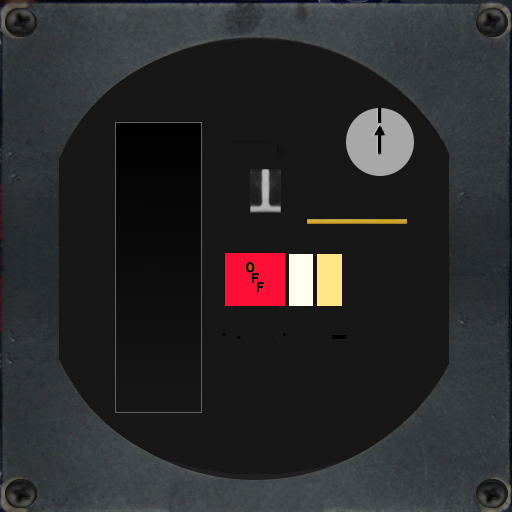
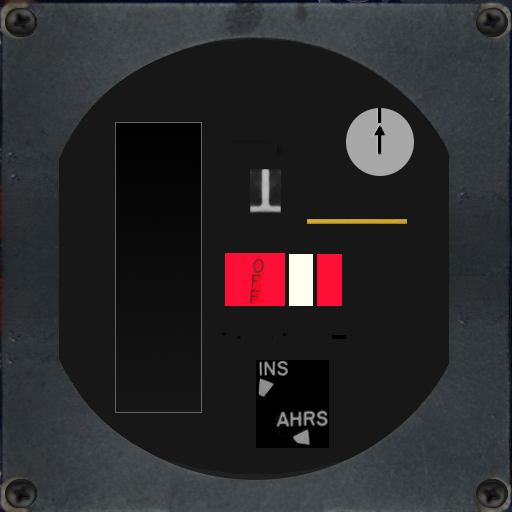
Comparing the layer stacks of the two 512x512 images. Changes:
added layer "Pasted Layer #4" above "new frame" over (256, 360, 329, 448)
showed "Pasted Layer #2" over (245, 254, 342, 306)
